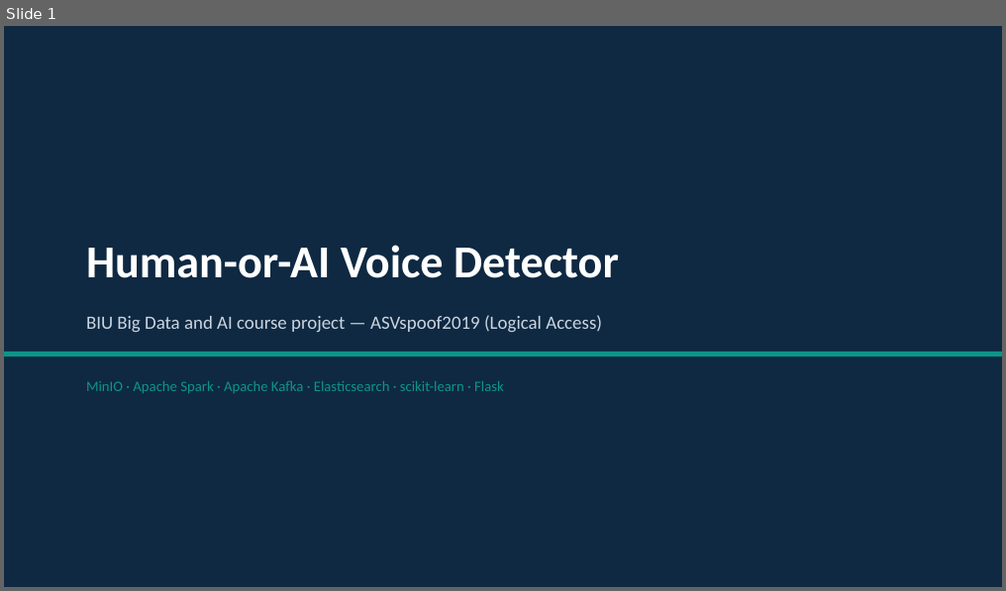
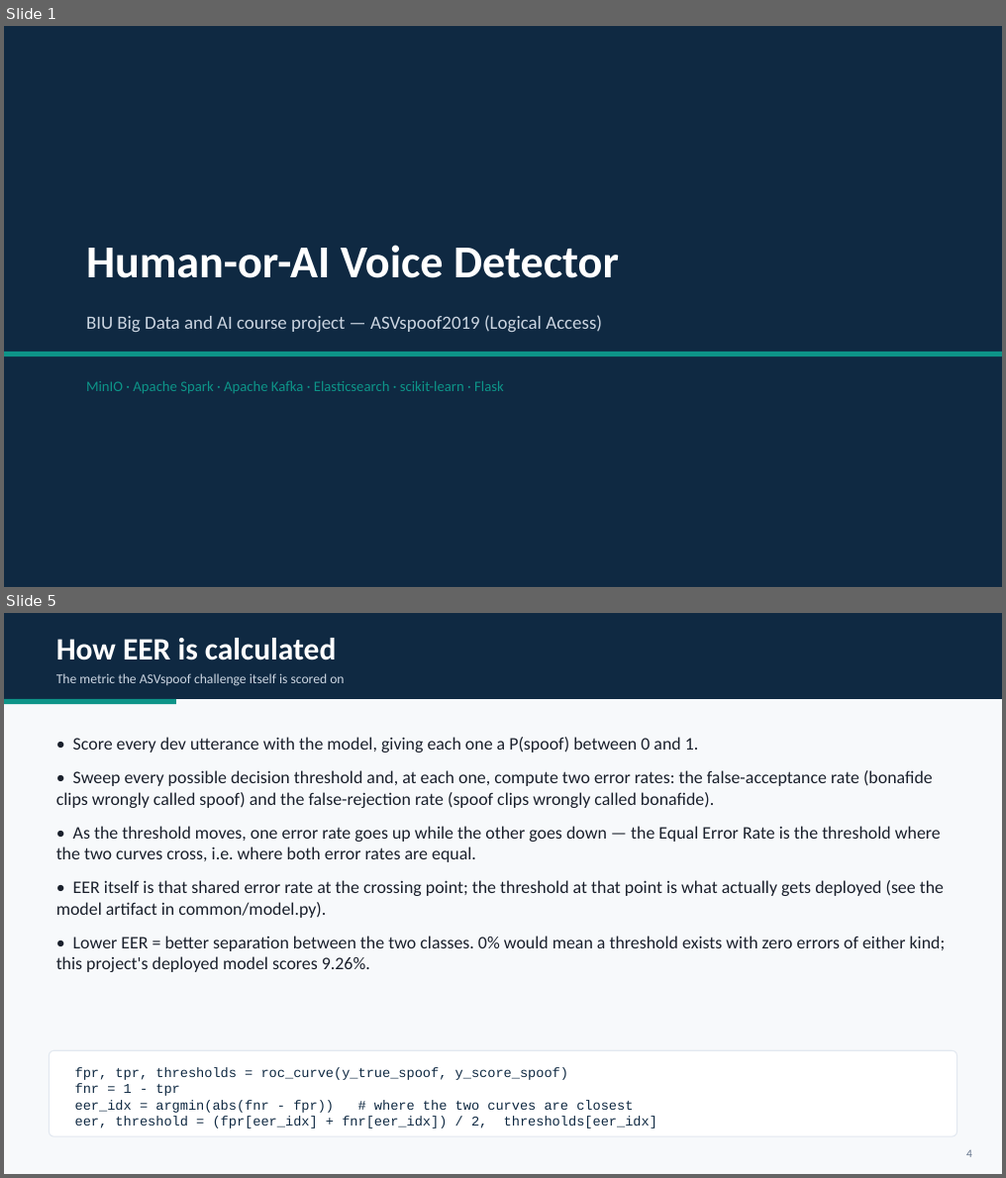
Before and after one commit to HadarBaum/asvspoof-voice-ai, a slide deck: docs/slides/slides.pptx. Shown one above the other, each under a label of ours: slide 1 before the commit, slides 1 and 5 after it; the slides between them are not shown. The pictures are 1006x591 and 1006x1178 pixels, drawn with LibreOffice and Linux fonts; fonts in the diff are those of the drawing. Boxes give left, top, right and bottom in pixels: in the first picture for what was removed or moved away, otherwise in the second. Text is boxed around its words. In the diff, an @@ line names an element or a change of style, - is before the commit and + after.

Commit message:
Fix bullet colorization bug, add clickable demo links, add EER explanation slide
- Fixed the real bug: add_bullets() was manually pre-wrapping long sentences
  by splitting them across two list entries and rendering the second half as
  a smaller, gray "sub-bullet" - so long points visually cut off mid-sentence
  with the tail end grayed out, for no actual hierarchical reason. Every
  slide's bullets are now single complete sentences in one consistent size
  and color; PowerPoint's own word-wrap (already enabled) handles long lines
  by wrapping onto a second line automatically - no manual splitting needed.

- Added a "How EER is calculated" slide (between the model-comparison and
  accuracy-paradox slides) walking through the actual algorithm: sweep every
  threshold, track false-acceptance vs. false-rejection rate, find where they
  cross - plus the real 4-line code snippet from train_classifier.py's
  compute_eer(), not a paraphrase.

- Added real clickable buttons (PowerPoint hyperlinks via click_action, not
  static images) on the Live Demo slide linking to localhost:5000/classify
  and /dashboard, plus one more on the closing slide linking to the demo
  root and a hyperlinked GitHub URL - actually openable in Slide Show mode
  when presenting from the machine running the app.

```diff
--- a/docs/slides/slides.pptx
+++ b/docs/slides/slides.pptx
@@ slide 5 added at (4, 613, 1002, 1174), background #F7F9FB @@
@@ rectangle added at (4, 613, 1002, 699), fill #0F2942 @@
@@ text added at (56, 638, 336, 661), 30 pt, text #FFFFFF, bold @@
+How EER is calculated
@@ rectangle added at (4, 699, 176, 704), fill #0D9488 @@
@@ text added at (56, 673, 344, 686), 13 pt, text #CBD5E1 @@
+The metric the ASVspoof challenge itself is scored on
@@ text added at (56, 737, 945, 972), 17 pt, text #1A202C @@
+• Score every dev utterance with the model, giving each one a P(spoof) between 0 and 1.
+• Sweep every possible decision threshold and, at each one, compute two error rates: the false-acceptance rate (bonafide clips wrongly called spoof) and the false-rejection rate (spoof clips wrongly called bonafide).
+• As the threshold moves, one error rate goes up while the other goes down — the Equal Error Rate is the threshold where the two curves cross, i.e. where both error rates are equal.
+• EER itself is that shared error rate at the crossing point; the threshold at that point is what actually gets deployed (see the model artifact in common/model.py).
+• Lower EER = better separation between the two classes. 0% would mean a threshold exists with zero errors of either kind; this project's deployed model scores 9.26%.
@@ rounded rectangle added at (49, 1051, 957, 1137), fill #FFFFFF, outline #E2E8F0 1 pt @@
@@ text added at (75, 1067, 657, 1129), 13 pt, text #0F2942 @@
+fpr, tpr, thresholds = roc_curve(y_true_spoof, y_score_spoof)
+fnr = 1 - tpr
+eer_idx = argmin(abs(fnr - fpr)) # where the two curves are closest
+eer, threshold = (fpr[eer_idx] + fnr[eer_idx]) / 2, thresholds[eer_idx]
@@ text added at (966, 1151, 972, 1157), 11 pt, text #64748B @@
+4
```
Also in this commit, not shown: 12 slides changed, 1 other file.
